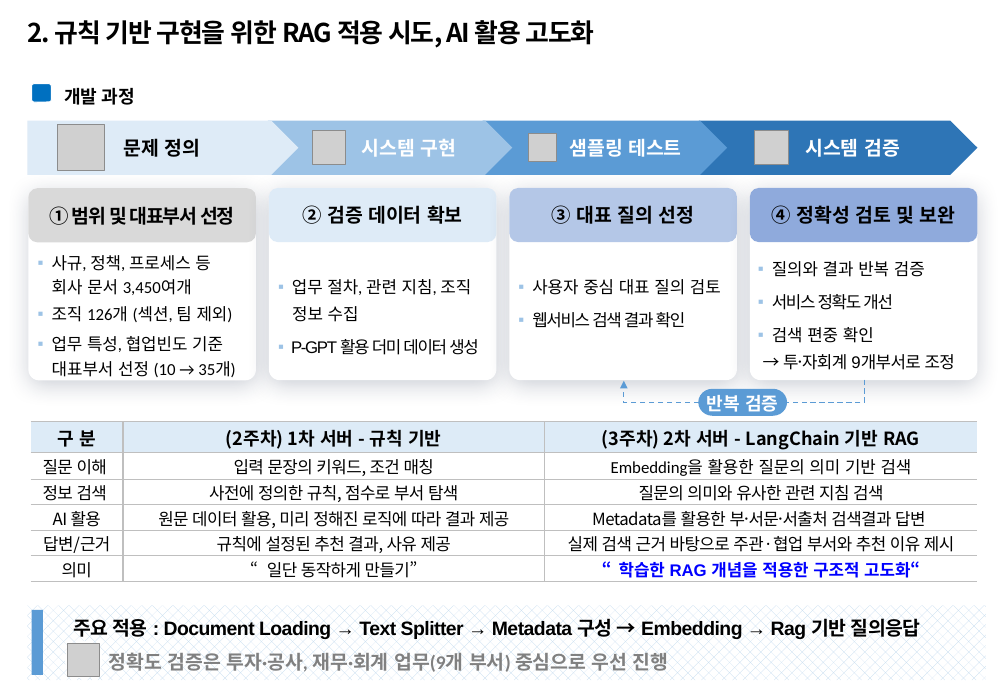
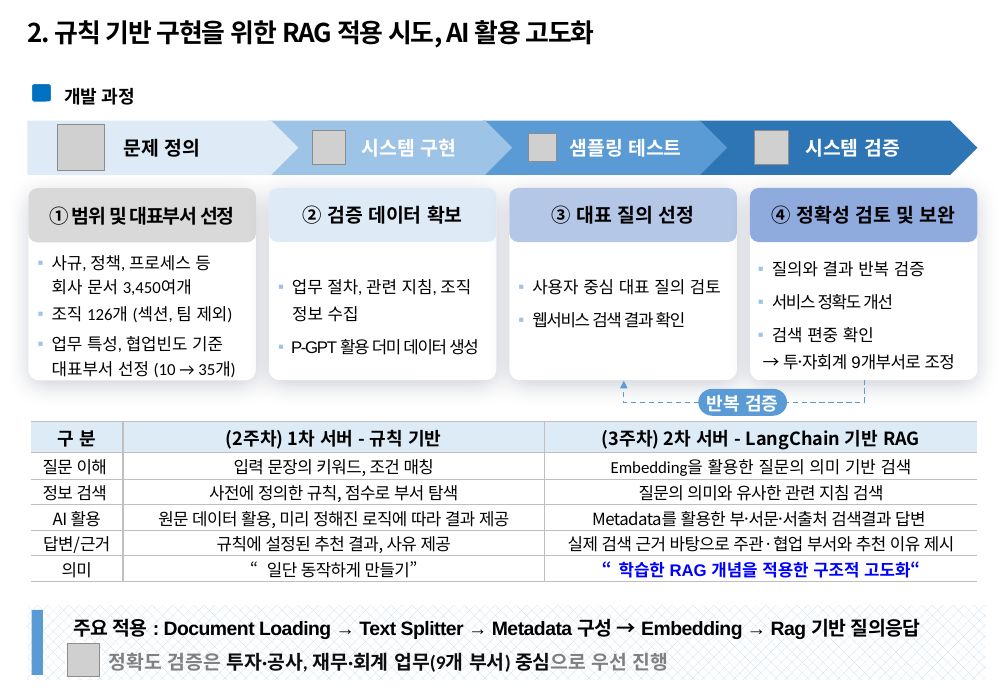
Before and after one commit to temmi81-hue/department-rag-eval, a slide deck: slide 3 of presentation/260916_AI활용_업무지침네비게이터_2차 수정.pptx. Drawn at 1008x698 pixels with LibreOffice and Linux fonts; fonts in the diff are those of the drawing; grey boxes stand for pictures; background and template pictures are left out. Boxes give left, top, right and bottom in pixels: in the first picture for what was removed or moved away, otherwise in the second. Text is boxed around its words. In the diff, an @@ line names an element or a change of style, - is before the commit and + after.

Commit message:
Update presentation materials

```diff
--- a/presentation/260916_AI활용_업무지침네비게이터_2차 수정.pptx
+++ b/presentation/260916_AI활용_업무지침네비게이터_2차 수정.pptx
@@ text "정확도 검증은 투자·공사, 재무·회계 업무(9개 ..." at box(109, 652, 669, 672): text colour #808080 to #0D0D0D in "투자·공사, 재무·회계 업무(9개 부서) 중심으로" @@
```
